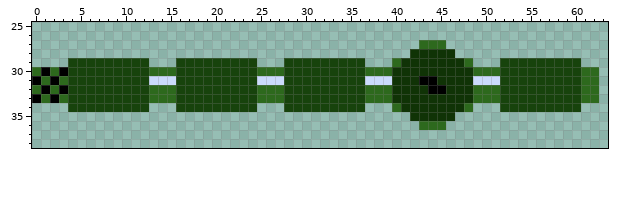
Pixel-art sprite, stored at res/tower_gattler.png. Above: the version before the commit.
The file is 64x64 pixels. Shown: x 0..63, y 25..38.
New version:
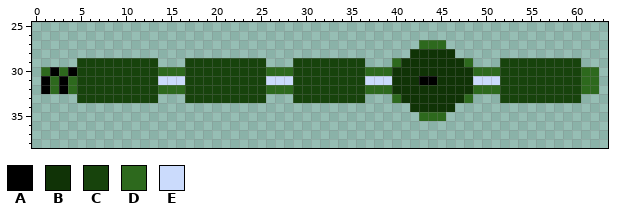
Palette (. is transparent): A #000000  B #103306  C #17430c  D #2d691d  E #cbdbfc
From old to new:
Colour C becomes colour A in row 30 at x 4.
Colour D becomes colour A in row 30 at x 2; in row 31 at x 1 and 3.
Colour A becomes colour B in row 32 at x 44 to 45.
The author put colour C in row 29 at x 13 and 25.
Colour D becomes colour C in row 30 at x 13 and 25; in rows 32 to 33 at x 13 and 25.
Colour E becomes colour C in row 31 at x 13 and 25.
Colour A becomes colour D in row 30 at x 1 and 3; in row 31 at x 2.
Colour B becomes colour D in row 33 at x 40 and 48; in row 35 at x 43 to 45.
Colour C becomes colour D in row 30 at x 16 and 28; in row 31 at x 4; in row 32 at x 4, 16 and 28.
Colour C becomes colour E in row 31 at x 16 and 28.
Colour A is removed in row 31 at x 0; in row 33 at x 0 and 2.
Colour B is removed in row 34 at x 41 and 47; in row 35 at x 42 and 46.
Colour C is removed in row 29 at x 4, 16 and 28; in row 33 at x 4, 16 and 28; in row 34 at x 4 to 12, 16 to 24, 28 to 36 and 52 to 60.
Colour D is removed in row 30 at x 0; in row 32 at x 0; in row 33 at x 1, 3, 14 to 15, 26 to 27, 37 to 39, 49 to 51 and 61 to 62; in row 34 at x 40 and 48; in row 36 at x 43 to 45.
